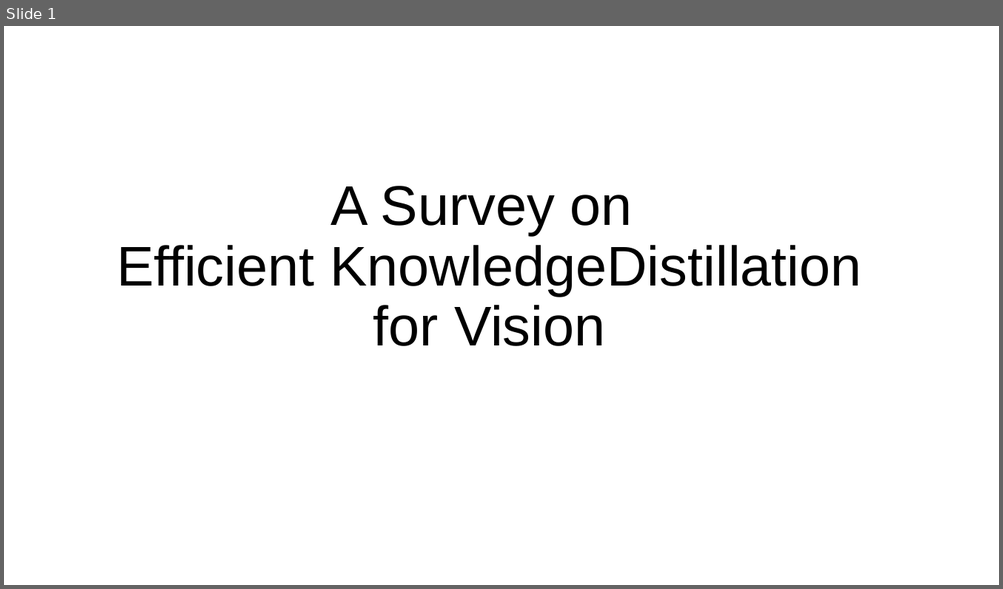
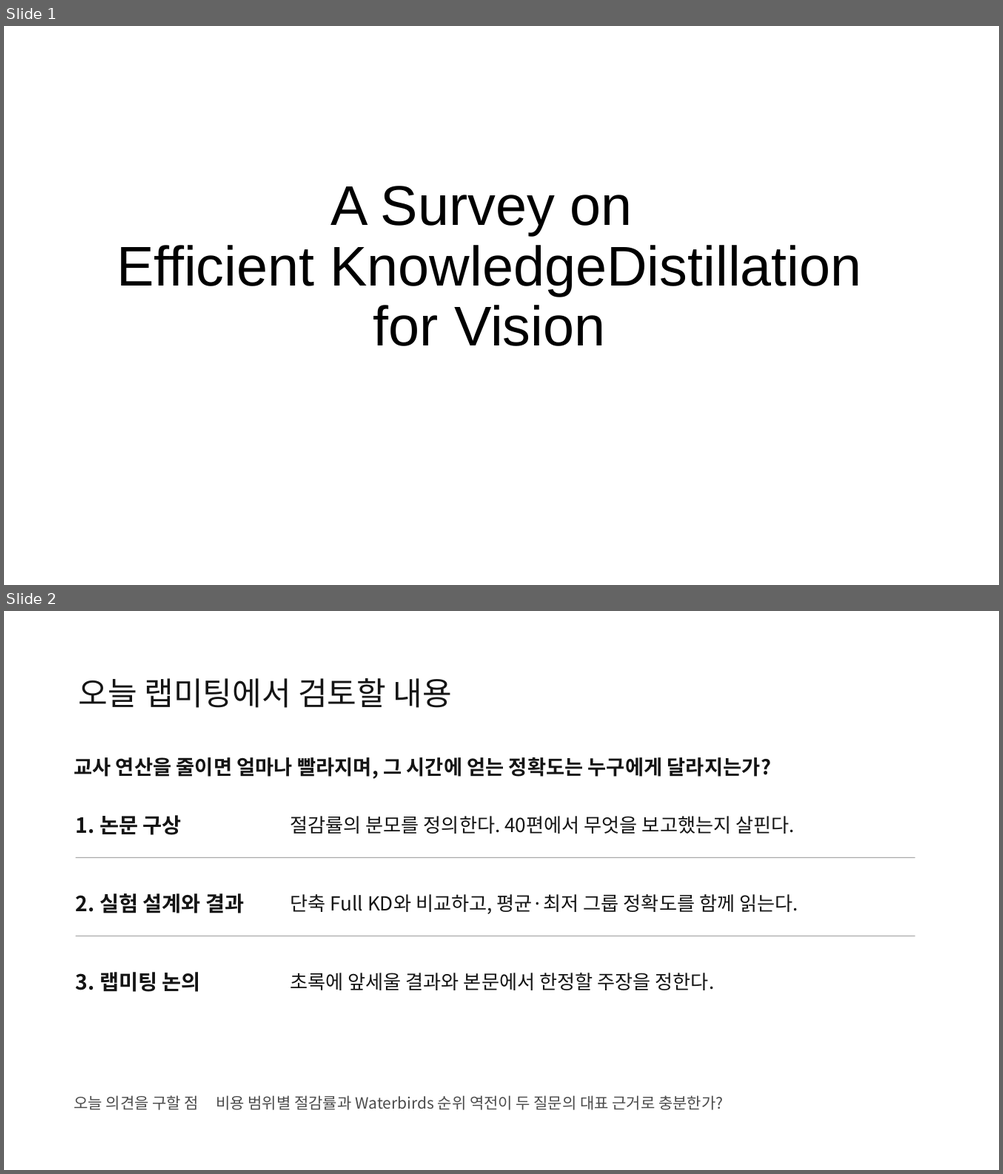
Before and after one commit to jeehoo0507/Efficient-KD-for-Vision, a slide deck: presentations/vision-kd-seminar/EKD-seminar.pptx. Shown one above the other, each under a label of ours: slide 1 before the commit, slides 1 and 2 after it. The pictures are 1003x589 and 1003x1174 pixels, drawn with LibreOffice and Linux fonts; fonts in the diff are those of the drawing. Boxes give left, top, right and bottom in pixels: in the first picture for what was removed or moved away, otherwise in the second. Text is boxed around its words. In the diff, an @@ line names an element or a change of style, - is before the commit and + after.

Commit message:
Open the lab meeting with its full agenda and organize the evidence into editable result tables

```diff
--- a/presentations/vision-kd-seminar/EKD-seminar.pptx
+++ b/presentations/vision-kd-seminar/EKD-seminar.pptx
@@ slide 2 added at <box>4,611,999,1170</box>, background #FFFFFF @@
@@ title added at <box>79,678,452,708</box>, 30.8 pt, text #141414 @@
+오늘 랩미팅에서 검토할 내용
@@ text added at <box>74,758,771,779</box>, 19.5 pt, text #141414, bold @@
+교사 연산을 줄이면 얼마나 빨라지며, 그 시간에 얻는 정확도는 누구에게 달라지는가?
@@ text added at <box>76,815,182,835</box>, 20.2 pt, text #141414, bold @@
+1. 논문 구상
@@ text added at <box>290,816,794,834</box>, 18.8 pt, text #141414 @@
+절감률의 분모를 정의한다. 40편에서 무엇을 보고했는지 살핀다.
@@ rectangle added at <box>76,857,915,858</box>, fill #AAAAAA @@
@@ text added at <box>76,894,244,914</box>, 20.2 pt, text #141414, bold @@
+2. 실험 설계와 결과
@@ text added at <box>290,894,798,914</box>, 18.8 pt, text #141414 @@
+단축 Full KD와 비교하고, 평균·최저 그룹 정확도를 함께 읽는다.
@@ rectangle added at <box>76,936,915,937</box>, fill #AAAAAA @@
@@ text added at <box>76,972,201,992</box>, 20.2 pt, text #141414, bold @@
+3. 랩미팅 논의
@@ text added at <box>290,973,714,991</box>, 18.8 pt, text #141414 @@
+초록에 앞세울 결과와 본문에서 한정할 주장을 정한다.
@@ text added at <box>74,1096,723,1111</box>, 15 pt, text #4B4B4B @@
+오늘 의견을 구할 점 비용 범위별 절감률과 Waterbirds 순위 역전이 두 질문의 대표 근거로 충분한가?
```
Also in this commit, not shown: 5 slides changed, 9 other slides added, 13 slides removed, 22 other files.
